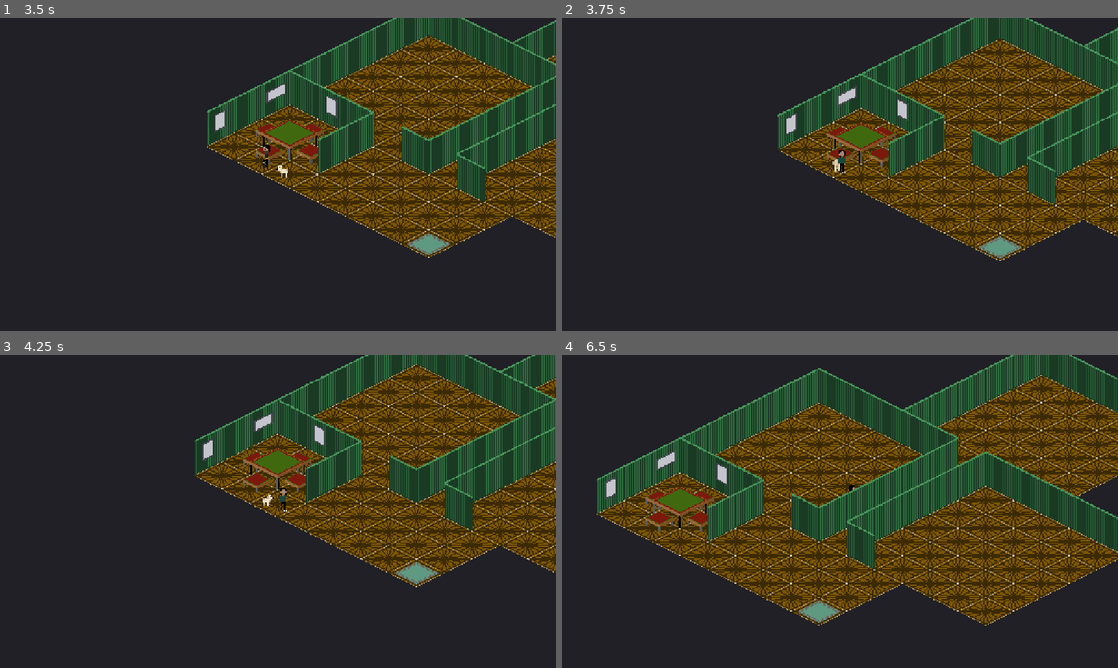
Above: before the commit, frames 1-4 (two rows, left to right).
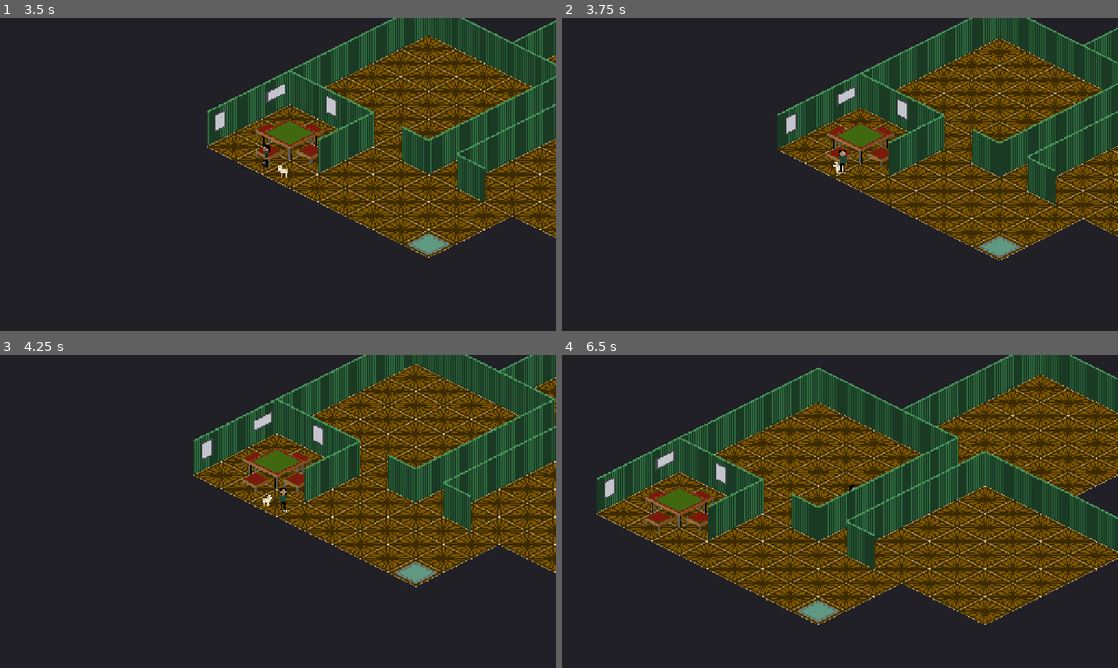
Above: after the commit, the same moments.

Repository: deets-137/DeetsLife
Game: Godot game, scene res://scenes/main.tscn
Two runs of this game, one before a commit and one after it. Both use one fixed random seed, a clock stepped at 60 frames per second and the inputs below.
Inputs:
- Up to frame 1 (3.5 s): hold W (move_up) 0.53-2.03 s; tap E (interact) every 0.75 s from 0.6 to 2.85 s; hold A (move_left) from 2.03 s (still down)
- Up to frame 2 (3.75 s): release A (move_left) at 3.53 s; hold S (move_down) from 3.53 s (still down); tap E (interact) at 3.6 s
- Up to frame 3 (4.25 s): keep holding S (move_down)
- Up to frame 4 (6.5 s): release S (move_down) at 4.28 s; hold D (move_right) 4.28-5.03 s; tap E (interact) at 4.35, 5.1, 5.85 s; hold W (move_up) 5.03-5.78 s; hold D (move_right) from 5.78 s (still down)

Frame 1 is identical in both runs. In frame 2, 12% of the frame differs, in the area x 38-100%, y 0-78%; in frame 3, 16%; in frame 4, 27%, in the area x 6-100%, y 0-87%.

Commit message:
Tear out sitting: too complex to nail to Aditya's art standards
Removes the whole seat system: seat_face data + seat registry/API in
room.gd, the seated state + SIT_LIFT in player.gd, and deets' generated
sit sprites. Stools stay as solid props. New design constraint (noted in
CLAUDE.md / BUILD_PLAN / PIXEL_ART_GUIDE): avoid scenarios that require
sitting at a table — interactions happen standing, the mahjong game
zooms to a tabletop scene instead. Happy's idle-sit is unrelated and
stays. Rewind to 36aaec4 (the parent commit) to bring sitting back.

Verified headless: map loads, input-driven walking works, player rig
builds with no sit animations.

Co-Authored-By: Claude Fable 5 <noreply@anthropic.com>

Diff:
--- a/game/scripts/player.gd
+++ b/game/scripts/player.gd
@@ -4,21 +4,13 @@
 
 const SPEED := 260.0
 
-## Seated visual lift, px. The seat anchor is the stool's south CORNER (chosen
-## for Y-sorting); this raises the sprite only, centering the body over the
-## stool and onto the cushion, without moving the node the sort reads.
-const SIT_LIFT := 16.0
-
 ## Which assets/sprites/<character>/ rig this body wears; multiplayer and the
 ## character creator will point this at other folders.
 @export var character := "deets"
 
 @onready var sprite: AnimatedSprite2D = $AnimatedSprite2D
-@onready var _room: Node2D = get_parent()  # main.tscn roots the player under the room
 
 var _facing := "down"
-var _seat := {}                 # the room's seat dict while seated; empty = standing
-var _stand_pos := Vector2.ZERO  # where we sat down from; standing returns here
 
 
 func _ready() -> void:
@@ -28,41 +20,9 @@
 
 func _physics_process(_delta: float) -> void:
 	var input := Input.get_vector("move_left", "move_right", "move_up", "move_down")
-	if not _seat.is_empty():
-		# Seated: interact or any movement stands back up (and the movement
-		# then carries through this same frame, so stepping away feels direct).
-		if Input.is_action_just_pressed("interact") or input != Vector2.ZERO:
-			_stand()
-		else:
-			return
-	elif Input.is_action_just_pressed("interact") and _room.has_method("request_seat"):
-		var seat: Dictionary = _room.request_seat(position)
-		if not seat.is_empty():
-			_sit(seat)
-			return
 	velocity = Vector2(input.x, input.y * 0.5) * SPEED
 	move_and_slide()
 	_update_animation(input)
-
-
-func _sit(seat: Dictionary) -> void:
-	_seat = seat
-	_stand_pos = position
-	position = seat.pos
-	velocity = Vector2.ZERO
-	_facing = seat.facing
-	sprite.flip_h = seat.flip
-	sprite.offset.y -= SIT_LIFT
-	sprite.play("sit_" + seat.facing)
-
-
-func _stand() -> void:
-	position = _stand_pos
-	_room.release_seat(_seat)
-	_seat = {}
-	sprite.offset.y += SIT_LIFT
-	sprite.flip_h = false  # seat flip mirrors the diagonal sit art; idle up/down art is unmirrored
-	sprite.play("idle_" + _facing)
 
 
 func _update_animation(input: Vector2) -> void:
--- a/game/scripts/room.gd
+++ b/game/scripts/room.gd
@@ -35,21 +35,16 @@
 ## "half" = footprint half-extent in tiles; "collider_half" = the solid diamond.
 ## Colliders match footprints so the stool edges seal against the table edge —
 ## smaller colliders leave corner pockets the player can wedge into, standing
-## visually inside the furniture. The stools' colliders will toggle off when
-## sitting gets built.
-## "seat_face" marks a prop as sittable: interact nearby snaps the player onto it,
-## facing that tile (the table), with the prop's collider off while occupied.
+## visually inside the furniture.
+## (Sitting on the stools was built and torn out — see BUILD_PLAN § Milestone 0.6;
+## rewind commit 36aaec4 to bring it back.)
 const PROPS := [
 	{ "tex": "mahjong_table", "at": Vector2(-2.0, 1.0), "half": 0.5, "collider_half": 0.5 },
-	{ "tex": "mahjong_chair", "at": Vector2(-2.0, 0.25), "half": 0.25, "collider_half": 0.25, "seat_face": Vector2(-2.0, 1.0) },  # NE seat
-	{ "tex": "mahjong_chair", "at": Vector2(-2.0, 1.75), "half": 0.25, "collider_half": 0.25, "seat_face": Vector2(-2.0, 1.0) },  # SW seat
-	{ "tex": "mahjong_chair", "at": Vector2(-2.75, 1.0), "half": 0.25, "collider_half": 0.25, "seat_face": Vector2(-2.0, 1.0) },  # NW seat
-	{ "tex": "mahjong_chair", "at": Vector2(-1.25, 1.0), "half": 0.25, "collider_half": 0.25, "seat_face": Vector2(-2.0, 1.0) },  # SE seat
+	{ "tex": "mahjong_chair", "at": Vector2(-2.0, 0.25), "half": 0.25, "collider_half": 0.25 },   # NE
+	{ "tex": "mahjong_chair", "at": Vector2(-2.0, 1.75), "half": 0.25, "collider_half": 0.25 },   # SW
+	{ "tex": "mahjong_chair", "at": Vector2(-2.75, 1.0), "half": 0.25, "collider_half": 0.25 },   # NW
+	{ "tex": "mahjong_chair", "at": Vector2(-1.25, 1.0), "half": 0.25, "collider_half": 0.25 },   # SE
 ]
-
-## Interact-to-sit reach: squared, in screen px with y doubled back to iso-fair
-## distance. 80px covers standing in the lane beside a stool, not across the table.
-const SEAT_REACH_SQ := 80.0 * 80.0
 
 ## Wall-hung art: a 64×112 overlay PNG aligned to one wall tile's canvas (same
 ## coordinates as that room's wall texture, transparent except the piece), from
@@ -67,7 +62,6 @@
 var _walkable := {}     # Vector2i(u, v) -> true
 var _blocked_nw := {}   # Vector2i(u, v): wall between (u, v) and (u-1, v)
 var _blocked_ne := {}   # Vector2i(u, v): wall between (u, v) and (u, v-1)
-var _seats := []        # { pos, cs, facing, flip, taken } per seat prop
 
 
 func _ready() -> void:
@@ -199,49 +193,6 @@
 		cs.shape = shape
 		body.add_child(cs)
 		add_child(body)
-		if p.has("seat_face"):
-			var f: Array = _facing_toward(p.at, p.seat_face)
-			_seats.append({
-				# +1px past the prop's own Y-sort point so the sitter draws over it.
-				"pos": base + Vector2(0, 1),
-				"cs": cs,
-				"facing": f[0], "flip": f[1],
-				"taken": false,
-			})
-
-
-func _facing_toward(from_t: Vector2, to_t: Vector2) -> Array:
-	# [animation facing, flip_h] for a seat looking toward the table. Every
-	# sitter faces the table center, so seats read as the four diagonals from
-	# just two drawn poses + mirror: sit_down faces down-LEFT (flip for
-	# down-right), sit_up faces up-LEFT (flip for up-right) — same
-	# art-faces-left convention as the side walk art.
-	var d := tile_to_world(to_t.x, to_t.y) - tile_to_world(from_t.x, from_t.y)
-	return ["down" if d.y > 0.0 else "up", d.x > 0.0]
-
-
-func request_seat(from: Vector2) -> Dictionary:
-	## Claim the nearest free seat within reach of `from`, turning its collider
-	## off. Returns {} when none. Caller stands back up via release_seat.
-	var best := {}
-	var best_d := SEAT_REACH_SQ
-	for s in _seats:
-		if s.taken:
-			continue
-		var d: Vector2 = s.pos - from
-		var dist: float = d.x * d.x + (d.y * 2.0) * (d.y * 2.0)
-		if dist < best_d:
-			best_d = dist
-			best = s
-	if not best.is_empty():
-		best.taken = true
-		best.cs.set_deferred("disabled", true)
-	return best
-
-
-func release_seat(seat: Dictionary) -> void:
-	seat.taken = false
-	seat.cs.set_deferred("disabled", false)
 
 
 func _build_collision() -> void:
Binary file removed: game/assets/sprites/deets/sit_down.png
Not shown, removed: game/assets/sprites/deets/sit_down.png.import
Binary file removed: game/assets/sprites/deets/sit_up.png
Not shown, removed: game/assets/sprites/deets/sit_up.png.import
Not shown, changed: CLAUDE.md
Not shown, changed: docs/BUILD_PLAN.md
Not shown, changed: docs/PIXEL_ART_GUIDE.md
